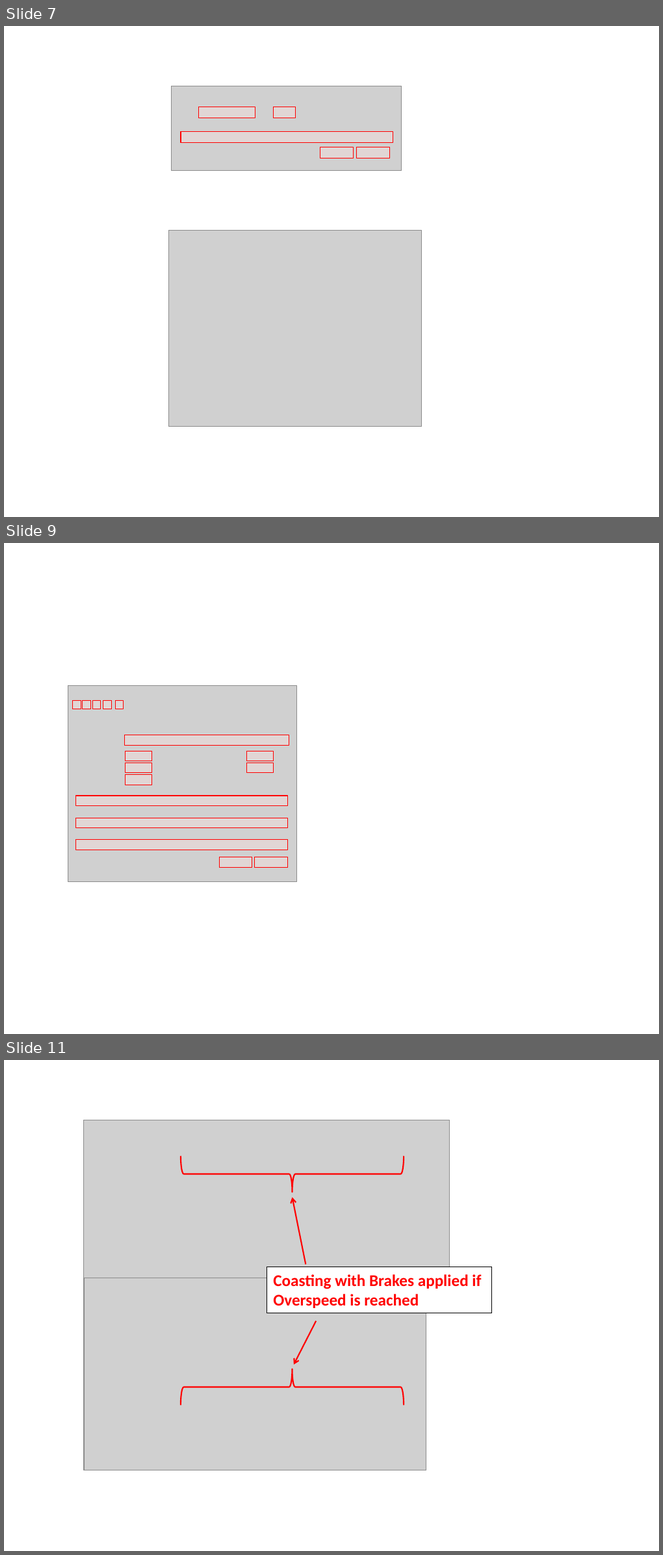
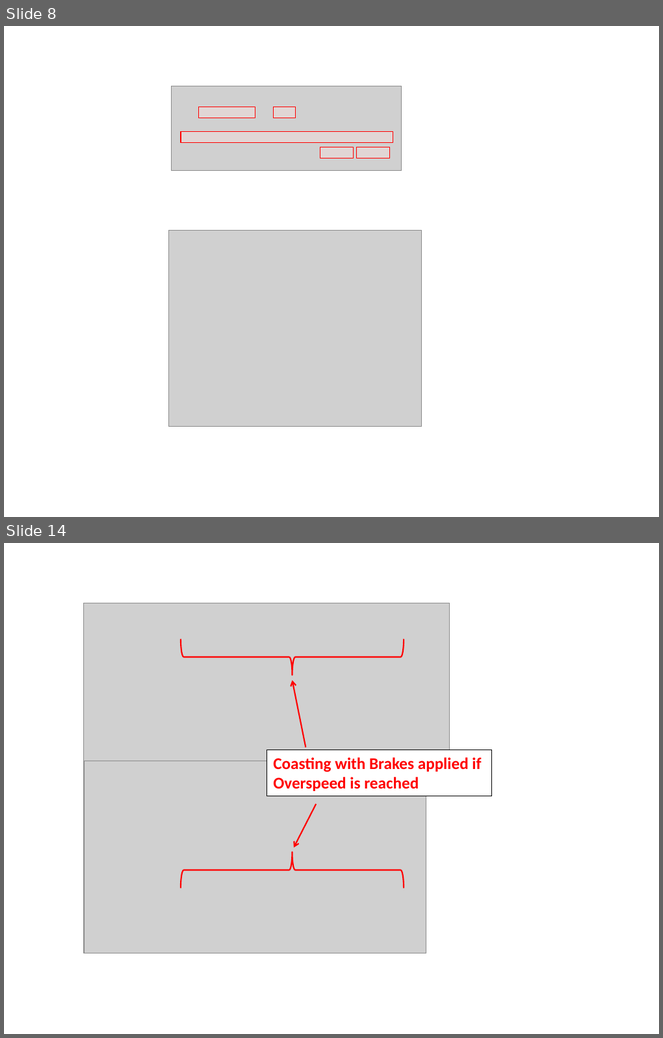
Before and after one commit to CLIMA-VECTO/vecto-sim, a slide deck: User Manual Source/material User Manual.pptx. Shown one above the other, each under a label of ours: slides 7, 9 and 11 before the commit, slides 8 and 14 after it; the slides between them are not shown. The pictures are 663x1555 and 663x1038 pixels, drawn with LibreOffice and Linux fonts; fonts in the diff are those of the drawing; grey boxes stand for pictures. Boxes give left, top, right and bottom in pixels: in the first picture for what was removed or moved away, otherwise in the second. Text is boxed around its words. In the diff, an @@ line names an element or a change of style, - is before the commit and + after.

```diff
--- a/User Manual Source/material User Manual.pptx
+++ b/User Manual Source/material User Manual.pptx
@@ slide 9 removed at [4,543,659,1034], background #FFFFFF @@
@@ picture removed at [68,686,297,882] @@
@@ rectangle removed at [73,700,81,709] @@
@@ rectangle removed at [83,700,91,709] @@
@@ rectangle removed at [92,700,101,709] @@
@@ rectangle removed at [103,700,111,709] @@
@@ rectangle removed at [115,700,124,709] @@
@@ rectangle removed at [124,735,289,745] @@
@@ rectangle removed at [125,752,152,761] @@
@@ rectangle removed at [246,752,273,761] @@
@@ rectangle removed at [125,763,152,773] @@
@@ rectangle removed at [125,775,152,785] @@
@@ rectangle removed at [246,763,273,773] @@
@@ rectangle removed at [76,796,287,806] @@
@@ rectangle removed at [76,818,287,828] @@
@@ rectangle removed at [76,840,287,850] @@
@@ rectangle removed at [220,857,252,867] @@
@@ rectangle removed at [255,857,287,867] @@
@@ what was slide 7 is now slide 8 @@
@@ what was slide 11 is now slide 14 @@
```
Also in this commit, not shown: 3 slides changed, 6 slides added, 2 other slides removed, 28 other files.
